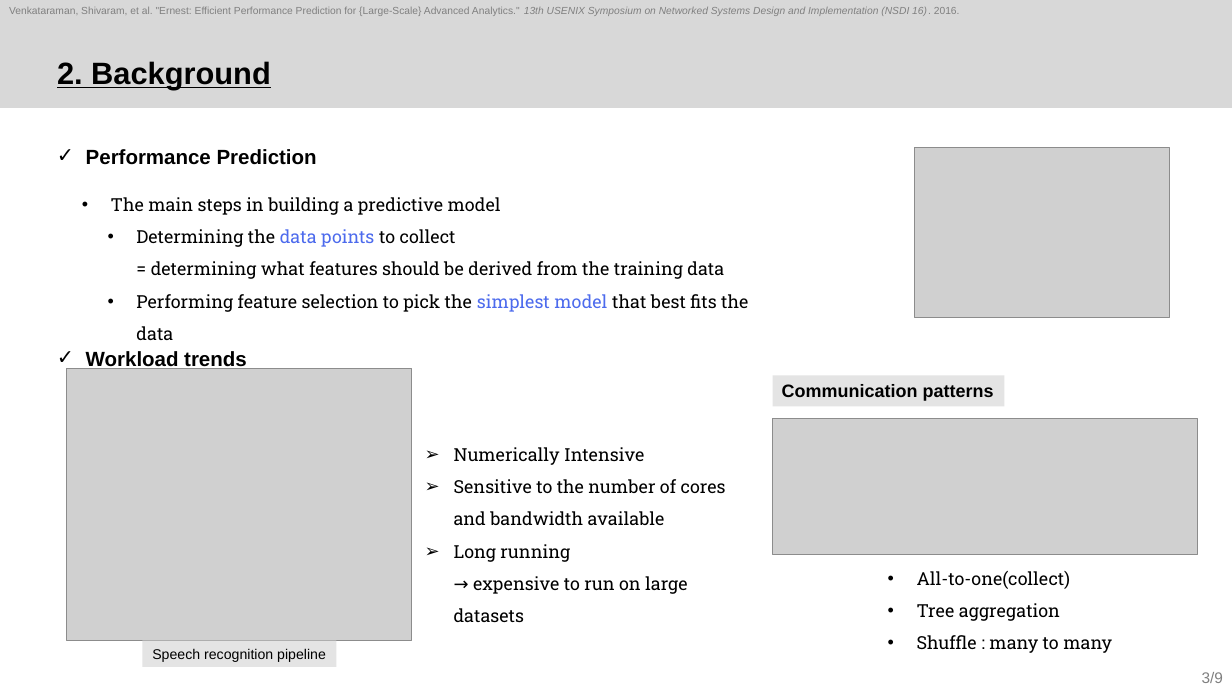
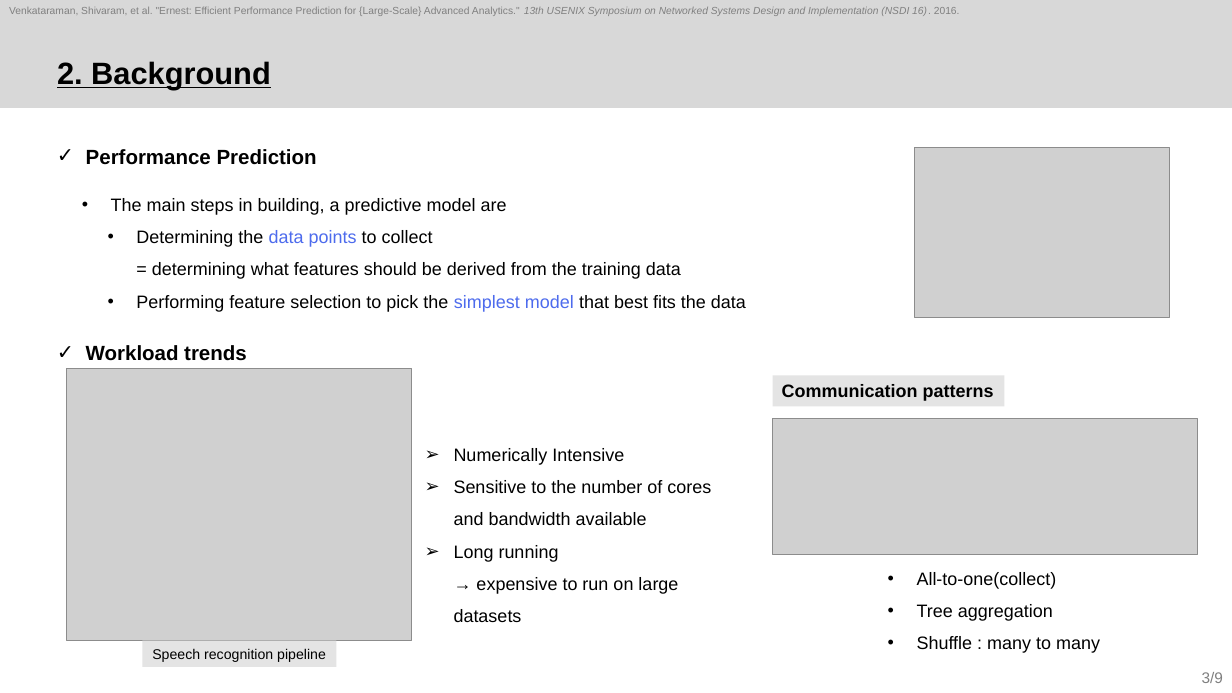
Before and after one commit to sohee98/2022-2nd-Course, a slide deck: slide 3 of Cloud Computing/Paper review/3. Ernest/22.11.22_Ernest_SoheeKim.pptx. Drawn at 1232x693 pixels with LibreOffice and Linux fonts; fonts in the diff are those of the drawing; grey boxes stand for pictures. Boxes give left, top, right and bottom in pixels: in the first picture for what was removed or moved away, otherwise in the second. Text is boxed around its words. In the diff, an @@ line names an element or a change of style, - is before the commit and + after.

```diff
--- a/Cloud Computing/Paper review/3. Ernest/22.11.22_Ernest_SoheeKim.pptx
+++ b/Cloud Computing/Paper review/3. Ernest/22.11.22_Ernest_SoheeKim.pptx
@@ text at [111,198,507,215]: text changed; font Roboto Slab to Arial @@
-• The main steps in building a predictive model
+• The main steps in building, a predictive model are
@@ text at [136,230,746,312]: font Roboto Slab to Arial in "Determining the data points to collect = ...", "Performing feature selection to pick the simplest ..." @@
@@ text "Workload trends": place and size @@
-text "Workload trends" at [86,350,247,369]
+text "Workload trends" at [86,345,247,361]
@@ text "Numerically Intensive" at [454,448,711,622]: font Roboto Slab to Arial @@
@@ text "All-to-one(collect)" at [917,572,1100,653]: font Roboto Slab to Arial @@
```
Also in this commit, not shown: 7 other slides changed, 2 other files.
